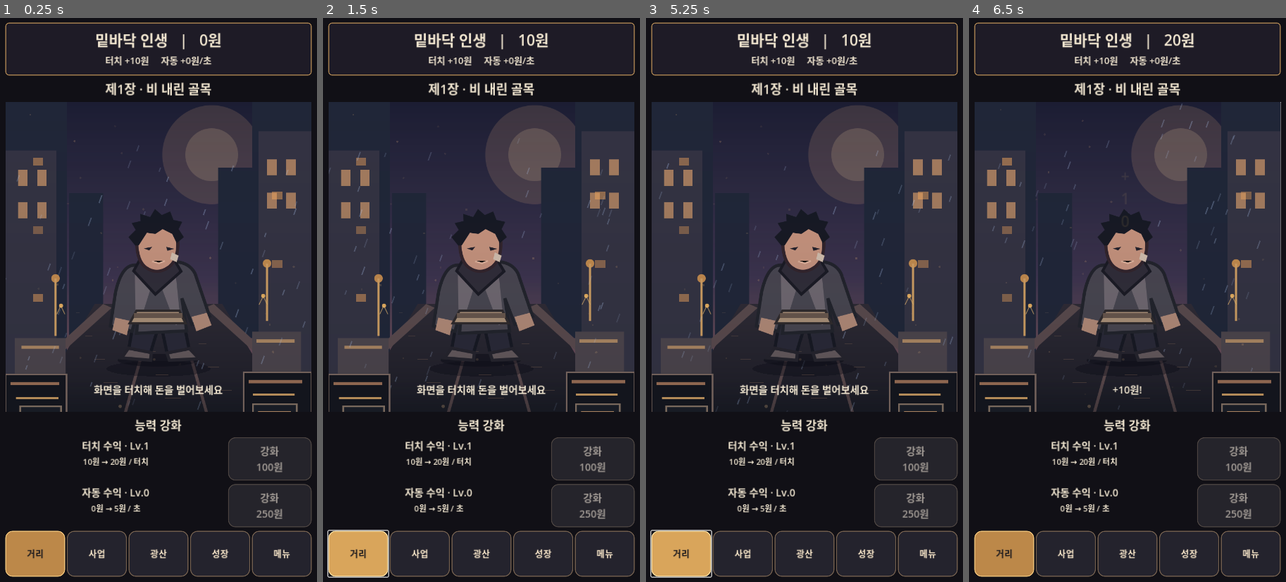
Above: before the commit, frames 1-4 (left to right).
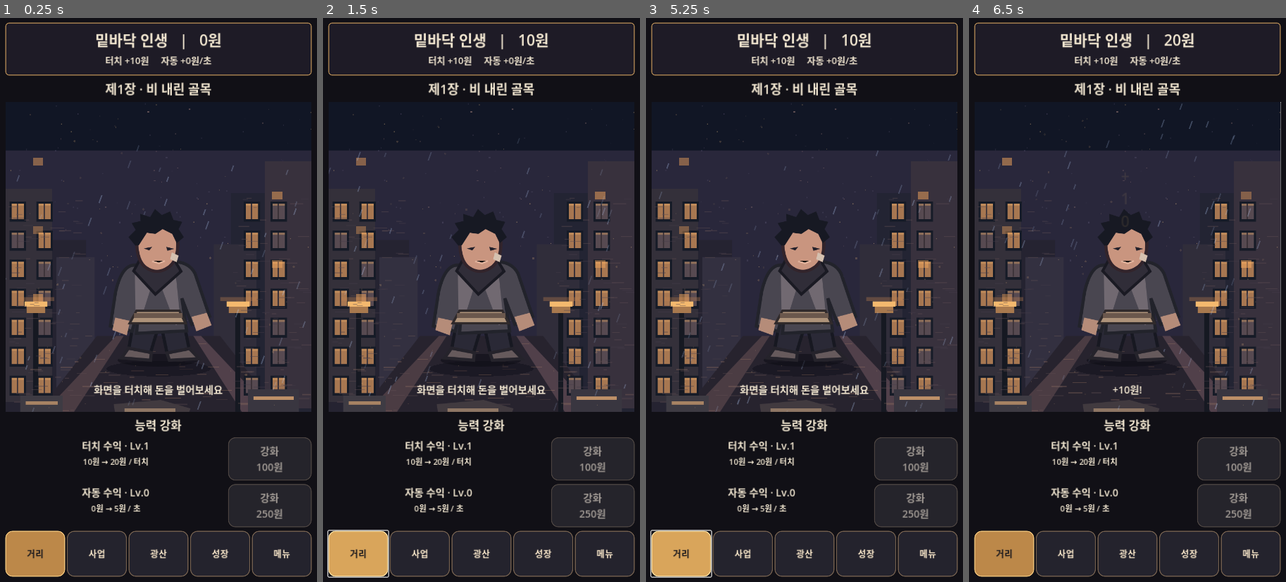
Above: after the commit, the same moments.

Repository: sungpil987/BottomLife-Reborn
Game: Godot game, scene res://scenes/Main.tscn
The game is run twice, just before and just after one commit, with the same random seed, the same clock (stepped at 60 frames per second) and the same inputs.
Inputs (mouse positions are in pixels of both pictures, inside the frame that each line leads up to):
- Up to frame 1 (0.25 s): no input
- Up to frame 2 (1.5 s): click (481, 254) at 0.5 s; click "거리" at 1.25 s
- Up to frame 3 (5.25 s): click "사업" at 2 s; click "광산" at 2.75 s; click "성장" at 3.5 s; click "메뉴" at 4.25 s; click "거리" at 5 s
- Up to frame 4 (6.5 s): click (1127, 254) at 5.75 s

The runs differ from the first frame. In frame 1, 14% of the frame differs, in the area x 1-99%, y 15-70%; in frame 2, 14%; in frame 3, 14%; in frame 4, 14%.

Commit message:
v0.9 integrate pixel-style street and remove mismatched foreground overlay

Diff:
--- a/scripts/main.gd
+++ b/scripts/main.gd
@@ -203,7 +203,7 @@
 	content.add_child(scene_area)
 	street_stage = scene_area
 	var backdrop := TextureRect.new()
-	backdrop.texture = load("res://assets/street.svg")
+	backdrop.texture = load("res://assets/street_pixel.svg")
 	backdrop.expand_mode = TextureRect.EXPAND_IGNORE_SIZE
 	backdrop.stretch_mode = TextureRect.STRETCH_KEEP_ASPECT_COVERED
 	backdrop.set_anchors_and_offsets_preset(Control.PRESET_FULL_RECT)
@@ -231,14 +231,7 @@
 	hero.mouse_filter = Control.MOUSE_FILTER_IGNORE
 	scene_area.add_child(hero)
 	hero_sprite = hero
-	# Foreground remains independent of hero and cannot hide it.
-	var foreground := TextureRect.new()
-	foreground.texture = load("res://assets/street_foreground.svg")
-	foreground.expand_mode = TextureRect.EXPAND_IGNORE_SIZE
-	foreground.stretch_mode = TextureRect.STRETCH_KEEP_ASPECT_COVERED
-	foreground.set_anchors_and_offsets_preset(Control.PRESET_FULL_RECT)
-	foreground.mouse_filter = Control.MOUSE_FILTER_IGNORE
-	scene_area.add_child(foreground)
+
 	var tap := Button.new()
 	tap.flat = true
 	tap.text = ""
